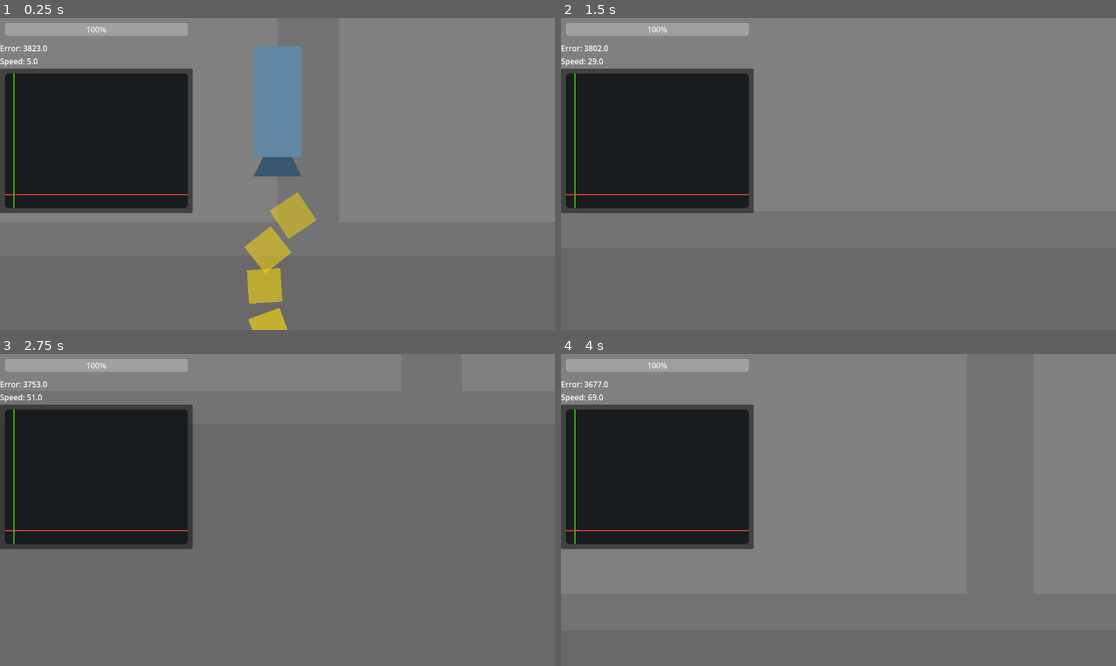
Above: before the commit, frames 1-4 (two rows, left to right).
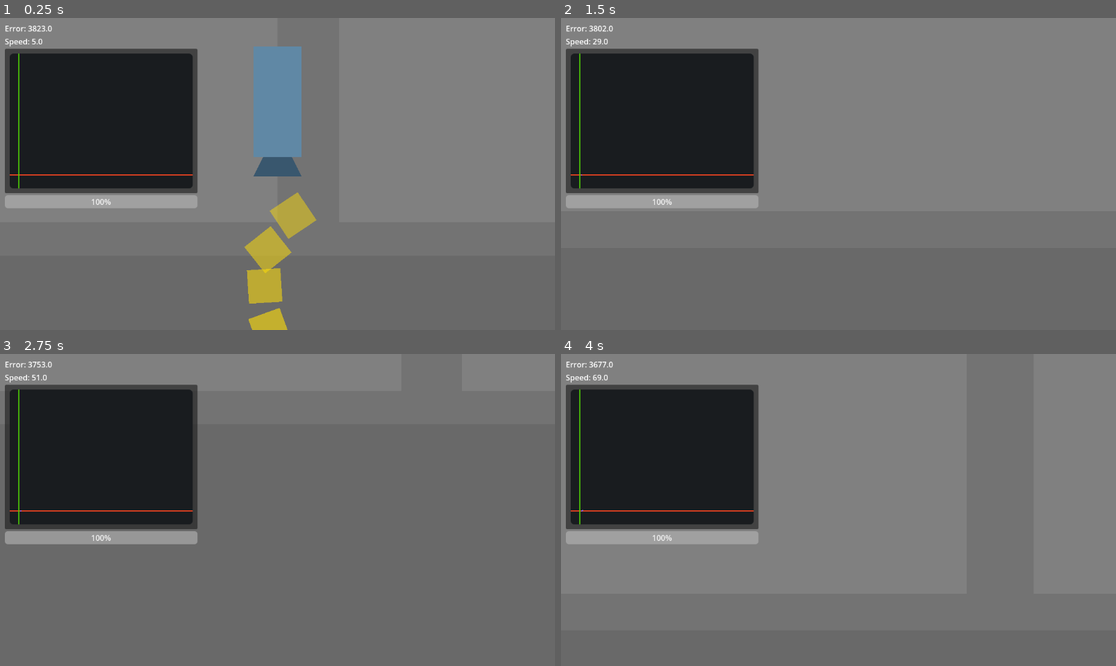
Above: after the commit, the same moments.

Repository: NattHerman/control
Game: Godot game, scene res://main.tscn
Two runs of this game, one before a commit and one after it. Both use one fixed random seed, a clock stepped at 60 frames per second and the inputs below. The engine's default icon, where the game draws it, is replaced by a stand-in: a white triangle on a blue panel in a dark square.
Inputs (mouse positions are in pixels of both pictures, inside the frame that each line leads up to):
- Up to frame 1 (0.25 s): no input
- Up to frame 2 (1.5 s): move the mouse to (960, 158) at 0.52 s; hold D (pan_right) 0.53-1.28 s; hold Shift (pan_speed_increase) 0.53-1.28 s; move the mouse to (727, 189) at 1.27 s; hold S (pan_down) from 1.28 s (still down); tap Mouse wheel up (zoom_in) at 1.35 s
- Up to frame 3 (2.75 s): move the mouse to (333, 441) at 2.02 s; release S (pan_down) at 2.03 s; hold D (pan_right) from 2.03 s (still down); hold Mouse wheel down (zoom_out) from 2.03 s (still down)
- Up to frame 4 (4 s): move the mouse to (810, 572) at 2.77 s; release D (pan_right) at 2.78 s; release Mouse wheel down (zoom_out) at 2.78 s; hold W (pan_up) 2.78-3.53 s; tap Shift (pan_speed_increase) at 2.85 s; move the mouse to (1005, 556) at 3.52 s; hold A (pan_left) from 3.53 s (still down); hold Mouse wheel up (zoom_in) from 3.53 s (still down)

The runs differ from the first frame. In frame 1, 8.5% of the frame differs, in the area x 0-36%, y 1-63%; in frame 2, 8.6%; in frame 3, 8.5%; in frame 4, 8.6%.

Commit message:
Move things around

Diff:
--- a/ui.tscn
+++ b/ui.tscn
@@ -12,32 +12,32 @@
 grow_vertical = 2
 script = ExtResource("1_fyqef")
 
-[node name="VBoxContainer" type="VBoxContainer" parent="."]
+[node name="MarginContainer" type="MarginContainer" parent="."]
 layout_mode = 0
-offset_right = 40.0
-offset_bottom = 40.0
-
-[node name="MarginContainer" type="MarginContainer" parent="VBoxContainer"]
-layout_mode = 2
+offset_right = 400.0
+offset_bottom = 20.0
 theme_override_constants/margin_left = 10
 theme_override_constants/margin_top = 10
 theme_override_constants/margin_right = 10
 theme_override_constants/margin_bottom = 10
 
-[node name="ThrustRatioBar" type="ProgressBar" parent="VBoxContainer/MarginContainer"]
+[node name="VBoxContainer" type="VBoxContainer" parent="MarginContainer"]
+layout_mode = 2
+
+[node name="ErrorLabel" type="Label" parent="MarginContainer/VBoxContainer"]
+unique_name_in_owner = true
+layout_mode = 2
+
+[node name="SpeedLabel" type="Label" parent="MarginContainer/VBoxContainer"]
+unique_name_in_owner = true
+layout_mode = 2
+
+[node name="Plot" parent="MarginContainer/VBoxContainer" instance=ExtResource("2_m6e0p")]
+unique_name_in_owner = true
+layout_mode = 2
+
+[node name="ThrustRatioBar" type="ProgressBar" parent="MarginContainer/VBoxContainer"]
 unique_name_in_owner = true
 custom_minimum_size = Vector2(300, 0)
 layout_mode = 2
 max_value = 1.0
-
-[node name="ErrorLabel" type="Label" parent="VBoxContainer"]
-unique_name_in_owner = true
-layout_mode = 2
-
-[node name="SpeedLabel" type="Label" parent="VBoxContainer"]
-unique_name_in_owner = true
-layout_mode = 2
-
-[node name="Plot" parent="VBoxContainer" instance=ExtResource("2_m6e0p")]
-unique_name_in_owner = true
-layout_mode = 2
